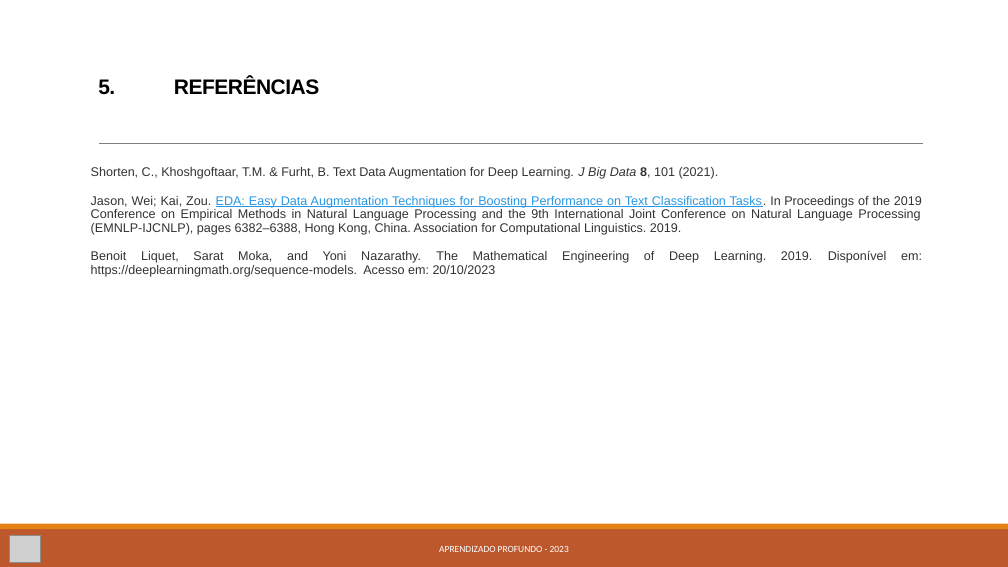
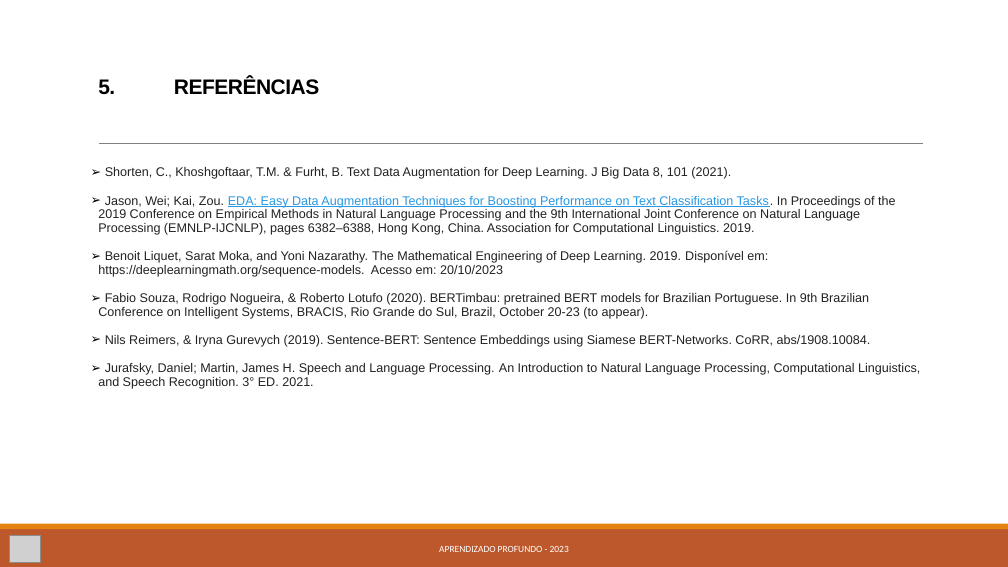
Before and after one commit to kevinsrq/data_augmentation, a slide deck: slide 23 of Apresentação.pptx (slide 18 before the commit). Drawn at 1008x567 pixels with LibreOffice and Linux fonts; fonts in the diff are those of the drawing; grey boxes stand for pictures. Boxes give left, top, right and bottom in pixels: in the first picture for what was removed or moved away, otherwise in the second. Text is boxed around its words. In the diff, an @@ line names an element or a change of style, - is before the commit and + after.

```diff
--- a/Apresentação.pptx
+++ b/Apresentação.pptx
@@ text at [98, 167, 895, 277]: text colour #333333 to #222222 in "Shorten, C., Khoshgoftaar, T.M. & Furht, B. ...", "Jason, Wei; Kai, Zou. Tasks. In Proceedings ...", "Benoit Liquet, Sarat Moka, and Yoni Nazarathy. ..."; bold off in "8,"; italic off in "J Big Data"; bullet none to ➢; alignment justified to left @@
@@ text at [98, 293, 920, 389]: paragraphs added @@
+➢ Fabio Souza, Rodrigo Nogueira, & Roberto Lotufo (2020). BERTimbau: pretrained BERT models for Brazilian Portuguese. In 9th Brazilian Conference on Intelligent Systems, BRACIS, Rio Grande do Sul, Brazil, October 20-23 (to appear).
+➢ Nils Reimers, & Iryna Gurevych (2019). Sentence-BERT: Sentence Embeddings using Siamese BERT-Networks. CoRR, abs/1908.10084.
+➢ Jurafsky, Daniel; Martin, James H. Speech and Language Processing. An Introduction to Natural Language Processing, Computational Linguistics, and Speech Recognition. 3° ED. 2021.
```
Also in this commit, not shown: 10 other slides changed, 5 slides added.
